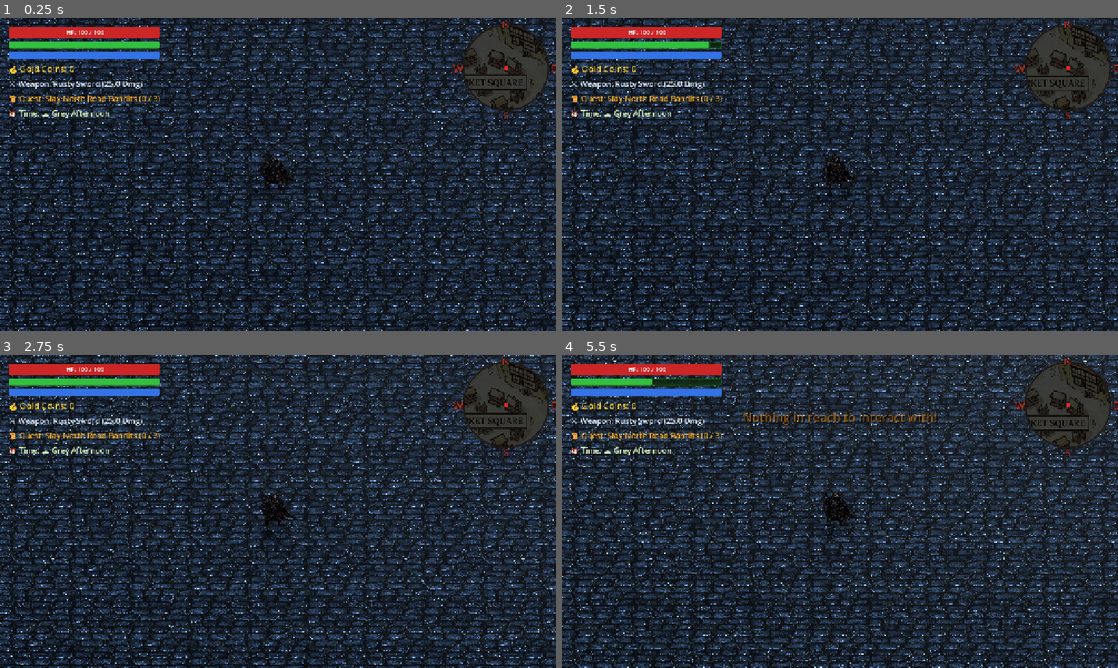
Above: before the commit, frames 1-4 (two rows, left to right).
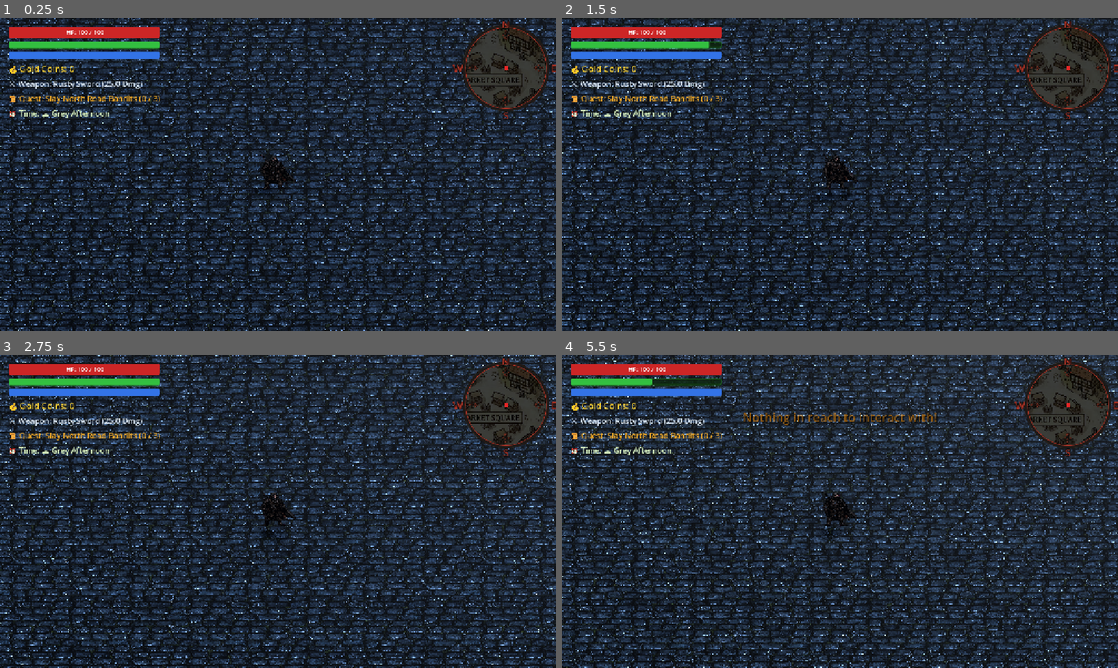
Above: after the commit, the same moments.

Repository: juraqulovxurshid1-byte/Rosemere
Game: Godot game, scene res://scenes/RosemereWorld.tscn
Two runs of this game, one before a commit and one after it. Both use one fixed random seed, a clock stepped at 60 frames per second and the inputs below.
Inputs (mouse positions are in pixels of both pictures, inside the frame that each line leads up to):
- Up to frame 1 (0.25 s): no input
- Up to frame 2 (1.5 s): click (1067, 68) at 0.5 s; tap Enter (ui_accept) at 1.25 s; move the mouse to (867, 174) at 1.27 s; hold W (move_forward) from 1.28 s (still down); click (867, 174) at 1.35 s
- Up to frame 3 (2.75 s): keep holding W (move_forward); tap Enter (ui_accept) at 1.52, 2.27 s; move the mouse to (250, 511) at 2.02 s; tap Q (cast_igni) at 2.1 s; click (250, 511) at 2.17 s
- Up to frame 4 (5.5 s): keep holding W (move_forward); move the mouse to (851, 505) at 2.77 s; tap R (cast_quen) at 2.85 s; click (851, 505) at 2.92 s; move the mouse to (834, 517) at 3.52 s; tap E (interact) at 3.6 s; click (834, 517) at 3.67 s; tap Enter (ui_accept) at 3.77, 4.52, 5.27 s; move the mouse to (878, 514) at 4.27 s; hold Shift (sprint) 4.28-5.03 s; click (878, 514) at 4.42 s; move the mouse to (795, 508) at 5.02 s; tap M at 5.1 s; click (795, 508) at 5.17 s

The runs differ from the first frame. In frame 1, 1.2% of the frame differs, in the area x 83-99%, y 2-30%; in frame 2, 1.1%; in frame 3, 1.2%; in frame 4, 1.2%.

Commit message:
Last update 11/07/2026, 12:25 am

Diff:
--- a/scenes/RosemereWorld.tscn
+++ b/scenes/RosemereWorld.tscn
@@ -11,6 +11,9 @@
 [ext_resource type="Script" path="res://scripts/minimap_controller.gd" id="52_minimap_script"]
 [ext_resource type="Script" path="res://scripts/minimap.gd" id="53_minimap_gd"]
 [ext_resource type="Script" path="res://scripts/minimap_mask.gd" id="54_minimap_mask"]
+[ext_resource type="Texture2D" path="res://art_v2/compass_ornament.png" id="55_compass_ornament"]
+[ext_resource type="Script" path="res://scripts/compass_ticks.gd" id="56_compass_ticks"]
+[ext_resource type="Script" path="res://scripts/compass_rotation.gd" id="57_compass_rotation"]
 
 [sub_resource type="ProceduralSkyMaterial" id="ProceduralSkyMaterial_world"]
 sky_top_color = Color(0.45, 0.48, 0.55, 1)
@@ -62,15 +65,28 @@
 
 [sub_resource type="StyleBoxFlat" id="StyleBoxFlat_compass_ring"]
 bg_color = Color(0, 0, 0, 0)
-border_width_left = 4
-border_width_top = 4
-border_width_right = 4
-border_width_bottom = 4
+border_width_left = 8
+border_width_top = 8
+border_width_right = 8
+border_width_bottom = 8
 border_color = Color(0.12, 0.1, 0.09, 1)
 corner_radius_top_left = 100
 corner_radius_top_right = 100
 corner_radius_bottom_right = 100
 corner_radius_bottom_left = 100
+corner_detail = 32
+
+[sub_resource type="StyleBoxFlat" id="StyleBoxFlat_inner_ring"]
+bg_color = Color(0, 0, 0, 0)
+border_width_left = 2
+border_width_top = 2
+border_width_right = 2
+border_width_bottom = 2
+border_color = Color(0.65, 0.2, 0.15, 1)
+corner_radius_top_left = 94
+corner_radius_top_right = 94
+corner_radius_bottom_right = 94
+corner_radius_bottom_left = 94
 corner_detail = 32
 
 [node name="RosemereWorld" type="Node3D"]
@@ -149,10 +165,10 @@
 
 [node name="MapTexture" type="TextureRect" parent="MinimapLayer/MinimapContainer/MinimapMask"]
 layout_mode = 0
-offset_left = -572.0
-offset_top = -800.0
-offset_right = 772.0
-offset_bottom = 1000.0
+offset_left = -438.0
+offset_top = -620.0
+offset_right = 638.0
+offset_bottom = 820.0
 mouse_filter = 2
 texture = ExtResource("51_minimap")
 expand_mode = 1
@@ -189,7 +205,17 @@
 grow_vertical = 2
 mouse_filter = 2
 
-[node name="BorderRing" type="Panel" parent="MinimapLayer/MinimapContainer/CompassOverlay"]
+[node name="CompassRing" type="Control" parent="MinimapLayer/MinimapContainer/CompassOverlay"]
+layout_mode = 1
+anchors_preset = 15
+anchor_right = 1.0
+anchor_bottom = 1.0
+grow_horizontal = 2
+grow_vertical = 2
+mouse_filter = 2
+script = ExtResource("57_compass_rotation")
+
+[node name="BorderRing" type="Panel" parent="MinimapLayer/MinimapContainer/CompassOverlay/CompassRing"]
 layout_mode = 1
 anchors_preset = 15
 anchor_right = 1.0
@@ -199,7 +225,86 @@
 mouse_filter = 2
 theme_override_styles/panel = SubResource("StyleBoxFlat_compass_ring")
 
-[node name="Label_N" type="Label" parent="MinimapLayer/MinimapContainer/CompassOverlay"]
+[node name="InnerRing" type="Panel" parent="MinimapLayer/MinimapContainer/CompassOverlay/CompassRing"]
+layout_mode = 0
+offset_left = 6.0
+offset_top = 6.0
+offset_right = 194.0
+offset_bottom = 194.0
+mouse_filter = 2
+theme_override_styles/panel = SubResource("StyleBoxFlat_inner_ring")
+
+[node name="TickMarks" type="TextureRect" parent="MinimapLayer/MinimapContainer/CompassOverlay/CompassRing"]
+layout_mode = 1
+anchors_preset = 15
+anchor_right = 1.0
+anchor_bottom = 1.0
+grow_horizontal = 2
+grow_vertical = 2
+mouse_filter = 2
+expand_mode = 0
+stretch_mode = 0
+script = ExtResource("56_compass_ticks")
+
+[node name="Ornament_N" type="TextureRect" parent="MinimapLayer/MinimapContainer/CompassOverlay/CompassRing"]
+layout_mode = 0
+offset_left = 86.0
+offset_top = 10.0
+offset_right = 114.0
+offset_bottom = 38.0
+custom_minimum_size = Vector2(28, 28)
+mouse_filter = 2
+texture = ExtResource("55_compass_ornament")
+expand_mode = 1
+stretch_mode = 5
+modulate = Color(0.8, 0.85, 0.9, 1.0)
+
+[node name="Ornament_S" type="TextureRect" parent="MinimapLayer/MinimapContainer/CompassOverlay/CompassRing"]
+layout_mode = 0
+offset_left = 86.0
+offset_top = 162.0
+offset_right = 114.0
+offset_bottom = 190.0
+custom_minimum_size = Vector2(28, 28)
+mouse_filter = 2
+texture = ExtResource("55_compass_ornament")
+expand_mode = 1
+stretch_mode = 5
+rotation = 3.14159
+pivot_offset = Vector2(14, 14)
+modulate = Color(0.8, 0.85, 0.9, 1.0)
+
+[node name="Ornament_E" type="TextureRect" parent="MinimapLayer/MinimapContainer/CompassOverlay/CompassRing"]
+layout_mode = 0
+offset_left = 162.0
+offset_top = 86.0
+offset_right = 190.0
+offset_bottom = 114.0
+custom_minimum_size = Vector2(28, 28)
+mouse_filter = 2
+texture = ExtResource("55_compass_ornament")
+expand_mode = 1
+stretch_mode = 5
+rotation = 1.5708
+pivot_offset = Vector2(14, 14)
+modulate = Color(0.8, 0.85, 0.9, 1.0)
+
+[node name="Ornament_W" type="TextureRect" parent="MinimapLayer/MinimapContainer/CompassOverlay/CompassRing"]
+layout_mode = 0
+offset_left = 10.0
+offset_top = 86.0
+offset_right = 38.0
+offset_bottom = 114.0
+custom_minimum_size = Vector2(28, 28)
+mouse_filter = 2
+texture = ExtResource("55_compass_ornament")
+expand_mode = 1
+stretch_mode = 5
+rotation = -1.5708
+pivot_offset = Vector2(14, 14)
+modulate = Color(0.8, 0.85, 0.9, 1.0)
+
+[node name="Label_N" type="Label" parent="MinimapLayer/MinimapContainer/CompassOverlay/CompassRing"]
 layout_mode = 0
 offset_left = 85.0
 offset_top = -18.0
@@ -214,7 +319,7 @@
 horizontal_alignment = 1
 vertical_alignment = 1
 
-[node name="Label_S" type="Label" parent="MinimapLayer/MinimapContainer/CompassOverlay"]
+[node name="Label_S" type="Label" parent="MinimapLayer/MinimapContainer/CompassOverlay/CompassRing"]
 layout_mode = 0
 offset_left = 85.0
 offset_top = 192.0
@@ -229,7 +334,7 @@
 horizontal_alignment = 1
 vertical_alignment = 1
 
-[node name="Label_E" type="Label" parent="MinimapLayer/MinimapContainer/CompassOverlay"]
+[node name="Label_E" type="Label" parent="MinimapLayer/MinimapContainer/CompassOverlay/CompassRing"]
 layout_mode = 0
 offset_left = 197.0
 offset_top = 83.0
@@ -244,7 +349,7 @@
 horizontal_alignment = 1
 vertical_alignment = 1
 
-[node name="Label_W" type="Label" parent="MinimapLayer/MinimapContainer/CompassOverlay"]
+[node name="Label_W" type="Label" parent="MinimapLayer/MinimapContainer/CompassOverlay/CompassRing"]
 layout_mode = 0
 offset_left = -23.0
 offset_top = 83.0
--- /dev/null
+++ b/scripts/compass_rotation.gd
@@ -0,0 +1,5 @@
+extends Control
+
+# Compass ring — static. Camera has zero yaw, so world directions
+# map permanently to fixed screen positions: N=top, E=right, S=bottom, W=left.
+# No rotation needed. This script is intentionally a no-op.
--- /dev/null
+++ b/scripts/compass_ticks.gd
@@ -0,0 +1,35 @@
+extends TextureRect
+
+# Radial tick marks around the minimap compass ring
+# Draws 12 ticks at 30° intervals, skipping N/S/E/W positions
+
+const DARK := Color(0.12, 0.1, 0.09, 1)  # #1F1A17
+const TICK_COUNT := 12
+const SKIP_ANGLES := [0.0, 90.0, 180.0, 270.0]  # N, E, S, W (degrees)
+
+func _ready() -> void:
+	texture = null
+	mouse_filter = Control.MOUSE_FILTER_IGNORE
+	queue_redraw()
+
+func _draw() -> void:
+	var cx := size.x * 0.5
+	var cy := size.y * 0.5
+	var radius_outer := cx - 2.0  # just inside the border
+	var radius_inner := radius_outer - 6.0  # tick length ~6px
+
+	for i in range(TICK_COUNT):
+		var angle_deg := i * (360.0 / TICK_COUNT)
+		# Skip compass label positions
+		var skip := false
+		for skip_angle in SKIP_ANGLES:
+			if abs(angle_deg - skip_angle) < 1.0:
+				skip = true
+				break
+		if skip:
+			continue
+
+		var angle_rad := deg_to_rad(angle_deg - 90.0)  # -90 so 0° = top (N)
+		var outer_pt := Vector2(cx + cos(angle_rad) * radius_outer, cy + sin(angle_rad) * radius_outer)
+		var inner_pt := Vector2(cx + cos(angle_rad) * radius_inner, cy + sin(angle_rad) * radius_inner)
+		draw_line(inner_pt, outer_pt, DARK, 1.5)
--- a/scripts/minimap.gd
+++ b/scripts/minimap.gd
@@ -9,7 +9,7 @@
 # Map image is 896×1200, rendered at 3× zoom = 2688×3600
 const MAP_TEX_W := 896.0
 const MAP_TEX_H := 1200.0
-const ZOOM := 1.5
+const ZOOM := 1.2
 const MINIMAP_SIZE := 200.0
 
 # World area the map covers (tune these to match your kingdom layout)
Binary file added: art_v2/compass_ornament.png
Not shown: 1 places in scenes/RosemereWorld.tscn that only renumber resources
Not shown, added: scripts/compass_rotation.gd.uid
Not shown, added: scripts/compass_ticks.gd.uid
